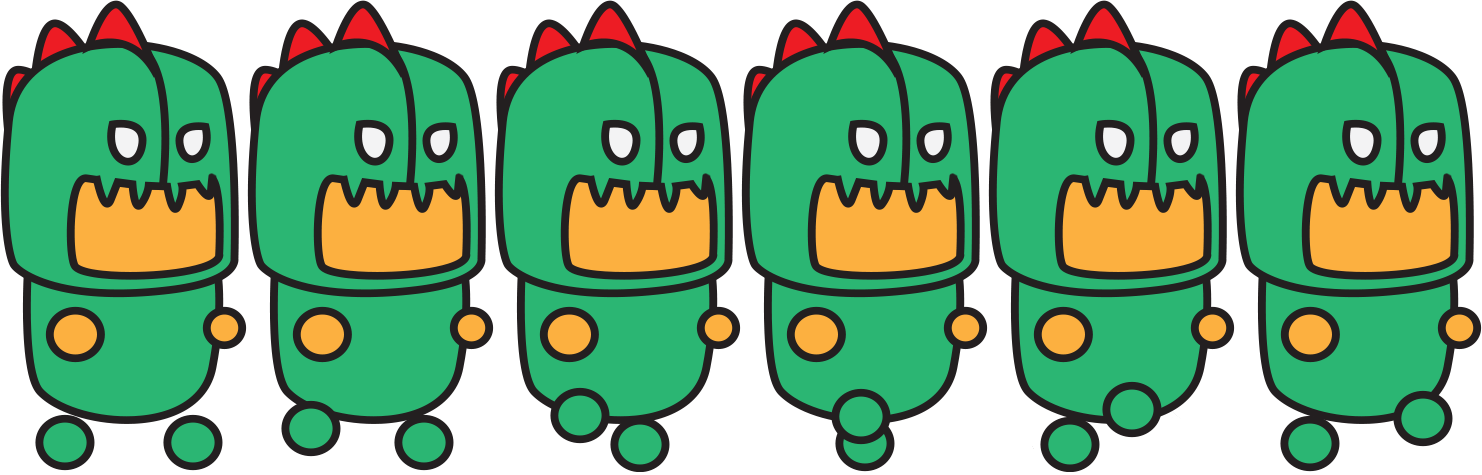
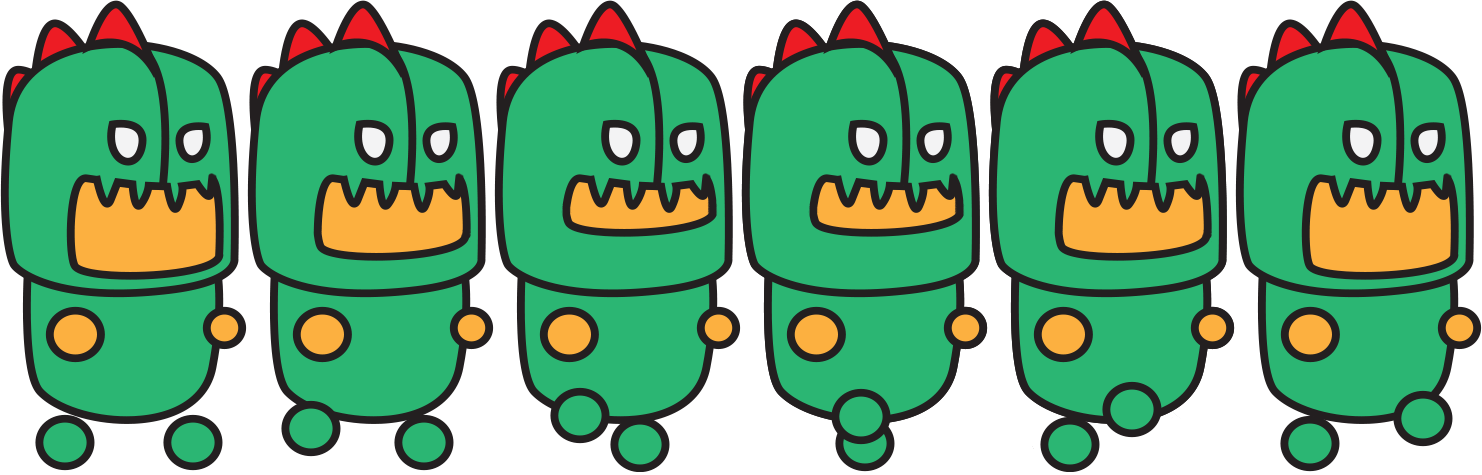
Layers edited between the first and the second 1482×475 image:
added group "Feet" with 4 layers above "1" over [771, 381, 1201, 424]
moved "Layer 13" into group "Feet" over [1032, 400, 1181, 424]
moved "Layer 15" into group "Feet" over [831, 420, 895, 423]
renamed "Layer 11" to "2", painted on it over [313, 229, 471, 280]
added layer "3 copy" above "3" over [741, 0, 988, 423]
renamed "Layer 7" to "3", moved it above "5", painted on it over [560, 200, 718, 280]
added layer "5" above "Layer 8" over [988, 0, 1235, 424]
moved "Layer 8" above "Layer 9" over [741, 0, 988, 423]
